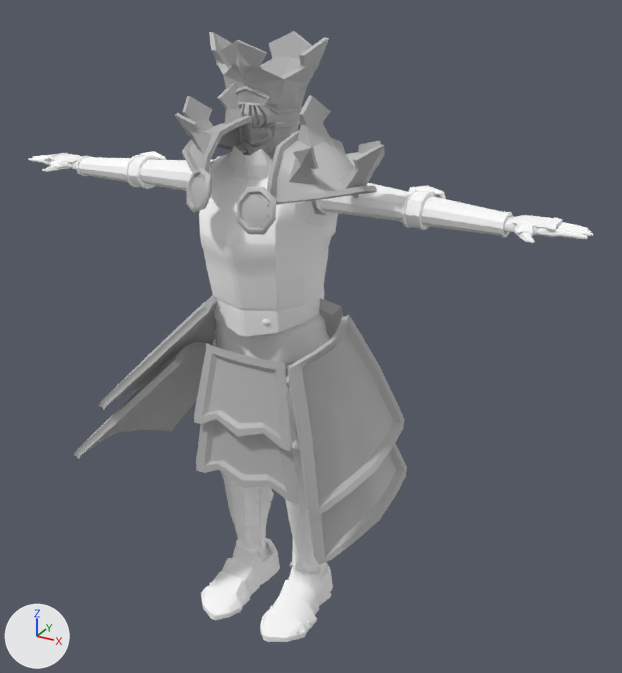
What one commit did to the FBX model Assets/Animations/Bossfiles/BossAnim_Idle.fbx.
Before and after are seen from a camera (50 mm lens) standing at (0.0665, -0.1085, 0.1068) and looking at (0.0074, -0.0009, 0.0531). The lights are fixed; the arrows at lower left show +X, +Y and +Z. Where no turn or scale is listed for an object, it has been applied to the vertices.

The first picture shows 'PlayerReference:Body', 'PlayerReference:Components_Combined_Armor_AssArmor', 'PlayerReference:Components_Combined_Armor_CrotchArmor', 'PlayerReference:Components_Combined_Armor_LeftHipArmor', 'PlayerReference:Components_Combined_Armor_LeftPauldron', 'PlayerReference:Components_Combined_Armor_RightHipArmor', 'PlayerReference:Components_Combined_Armor_RightPauldron'.
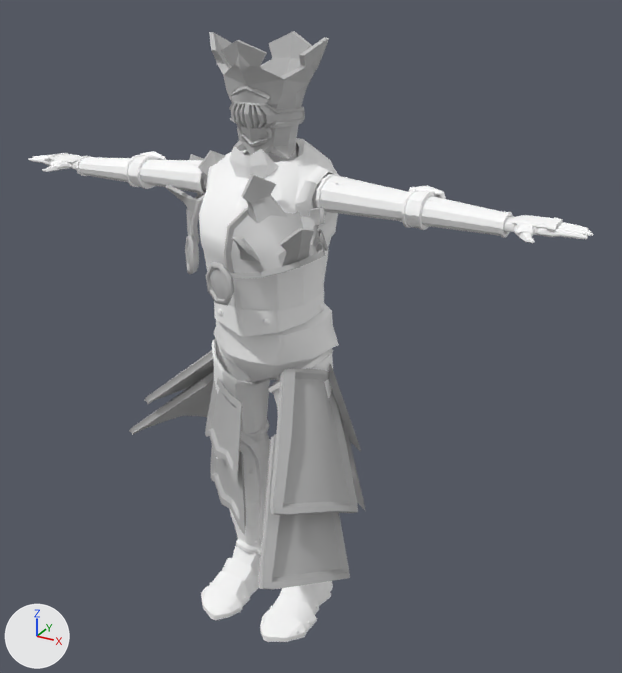
Location of each change, [x1, y1, x2, y2] in pixels of the pictures (622 x 673 px):
'PlayerReference:Components_Combined_Armor_LeftHipArmor', moved, turned: before [287, 315, 407, 565]; after [259, 368, 358, 590]
'PlayerReference:Components_Combined_Armor_LeftPauldron', moved, turned: before [236, 96, 385, 235]; after [206, 174, 328, 306]
'PlayerReference:Components_Combined_Armor_CrotchArmor', moved, turned: before [194, 343, 299, 504]; after [205, 379, 246, 535]
'PlayerReference:Components_Combined_Armor_RightHipArmor', moved, turned: before [73, 295, 218, 459]; after [129, 350, 214, 435]
'PlayerReference:Components_Combined_Armor_RightPauldron', moved, turned: before [175, 82, 253, 213]; after [165, 150, 225, 274]
'PlayerReference:Components_Combined_Armor_AssArmor', moved, turned: before [318, 298, 343, 339]; after [329, 364, 366, 512]

The edits, one by one:
Object 'PlayerReference:Components_Combined_Armor_CrotchArmor' (ob_playerreference_components_combined_armor_crotcharmor) moves from (0.411, 5.518, 0.791) to (0.00834, 4.448, 0.179).
Object 'PlayerReference:Components_Combined_Armor_CrotchArmor' (ob_playerreference_components_combined_armor_crotcharmor) turns from (2, 0, -0.7) to (0.5, -38, 0) degrees about x, y and z.
Object 'PlayerReference:Components_Combined_Armor_LeftPauldron' (ob_playerreference_components_combined_armor_leftpauldron) moves from (1.607, 8.238, 1.125) to (0.801, 7.159, 1.133).
Object 'PlayerReference:Components_Combined_Armor_LeftPauldron' (ob_playerreference_components_combined_armor_leftpauldron) turns from (-0.8, -16, -1.3) to (16, -33, -2.9) degrees about x, y and z.
Object 'PlayerReference:Components_Combined_Armor_RightPauldron' (ob_playerreference_components_combined_armor_rightpauldron) moves from (-0.531, 8.291, 0.505) to (-1.064, 7.253, -0.0795).
Object 'PlayerReference:Components_Combined_Armor_RightPauldron' (ob_playerreference_components_combined_armor_rightpauldron) turns from (-0.8, -16, -1.3) to (16, -33, -2.9) degrees about x, y and z.
Object 'PlayerReference:Components_Combined_Armor_AssArmor' (ob_playerreference_components_combined_armor_assarmor) moves from (0.411, 5.518, 0.791) to (0.00834, 4.448, 0.179).
Object 'PlayerReference:Components_Combined_Armor_AssArmor' (ob_playerreference_components_combined_armor_assarmor) turns from (2, 0, -0.7) to (0.5, -38, 0) degrees about x, y and z.
Object 'PlayerReference:Components_Combined_Armor_LeftHipArmor' (ob_playerreference_components_combined_armor_lefthiparmor) moves from (1.3, 4.492, 1.268) to (0.91, 4.088, 1.367).
Object 'PlayerReference:Components_Combined_Armor_LeftHipArmor' (ob_playerreference_components_combined_armor_lefthiparmor) turns from (3.8, -4.8, -5.3) to (-45, 1.1, 5.4) degrees about x, y and z.
Object 'PlayerReference:Components_Combined_Armor_RightHipArmor' (ob_playerreference_components_combined_armor_righthiparmor) moves from (-0.184, 5.248, 0.782) to (-0.456, 4.171, -0.188).
Object 'PlayerReference:Components_Combined_Armor_RightHipArmor' (ob_playerreference_components_combined_armor_righthiparmor) turns from (-22, -12, -12) to (-4.6, -36, -25) degrees about x, y and z.
